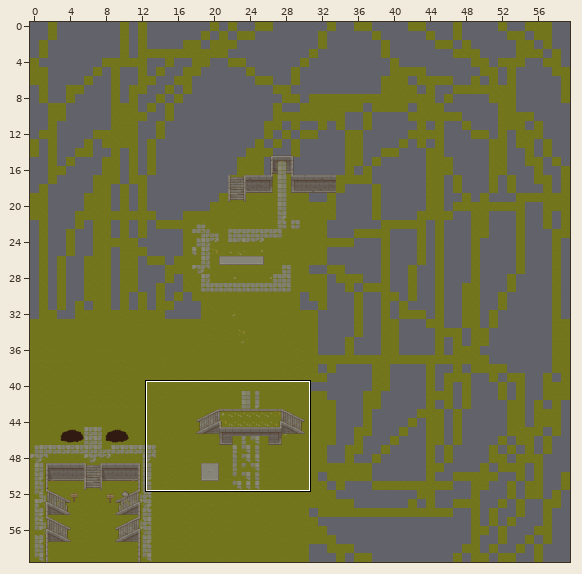
Tiled map, stored at assets/map/main.tmx. The first picture is a wide view before the edit; the outline marks the close-up.
Close-up. First the earlier version:
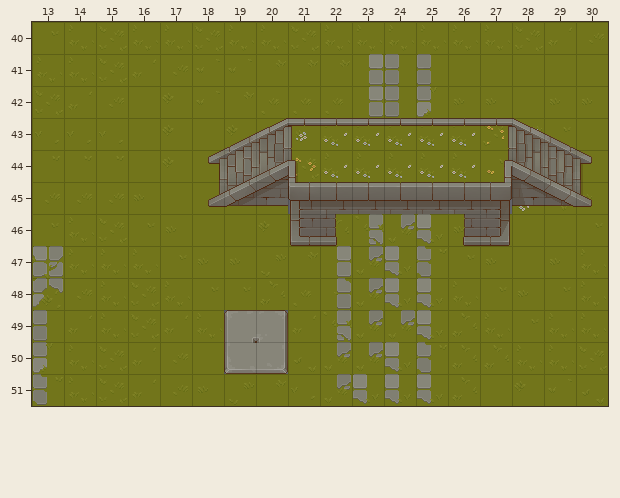
Cells are 32x32 px. Shown: x 13..30, y 40..51. The commit also changed other parts of the map, which this record leaves out.
After:
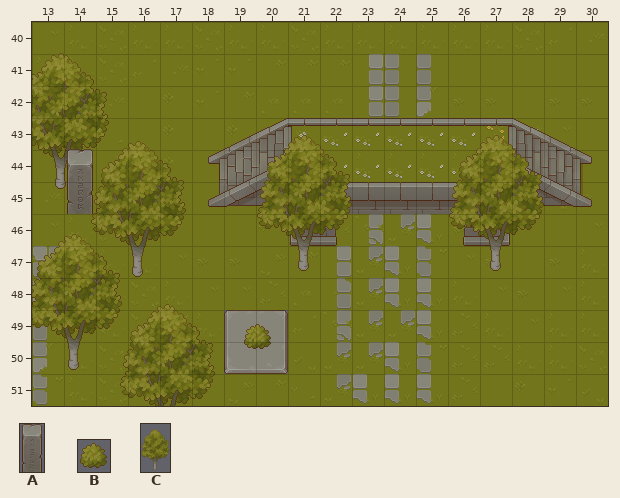
Key: from "Sprite-lamp": A 0 "lamp"; from "TX Plant": B 99; from "TXPlant-ezgif.com-crop": C 0.
Objects are placed by their top-left corner, in cells (3,4 is the top-left corner of cell 3,4); size is 1x1 cell unless given.
What changed:
Layer "collisions_0" (now shown):
added: C at 12.4,40.4 size 3.1x5
added: A "lamp" at 14,44 size 1x2
added: C at 20,43 size 3.1x5
added: C at 26,43 size 3.1x5
added: C "debug_location" at 14.8,43.2 size 3.1x5
added: B at 19.6,49.3
added: C at 12.8,46.1 size 3.1x5
added: C at 15.7,48.3 size 3.1x5
Where, in picture pixels (left, top, right, bottom), the same in both close-ups:
added: (32, 53, 215, 406)
added: (257, 135, 352, 271)
added: (449, 135, 544, 271)
added: (244, 324, 271, 349)
